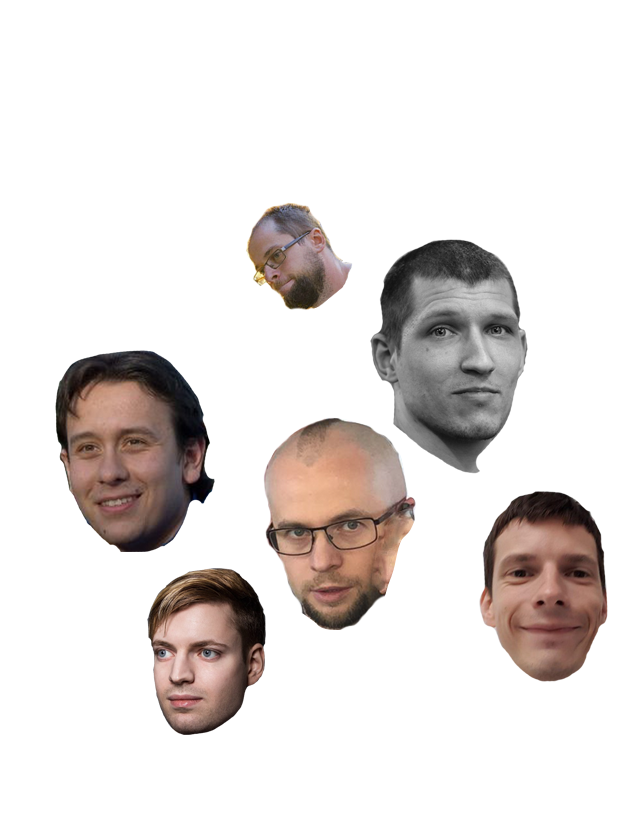
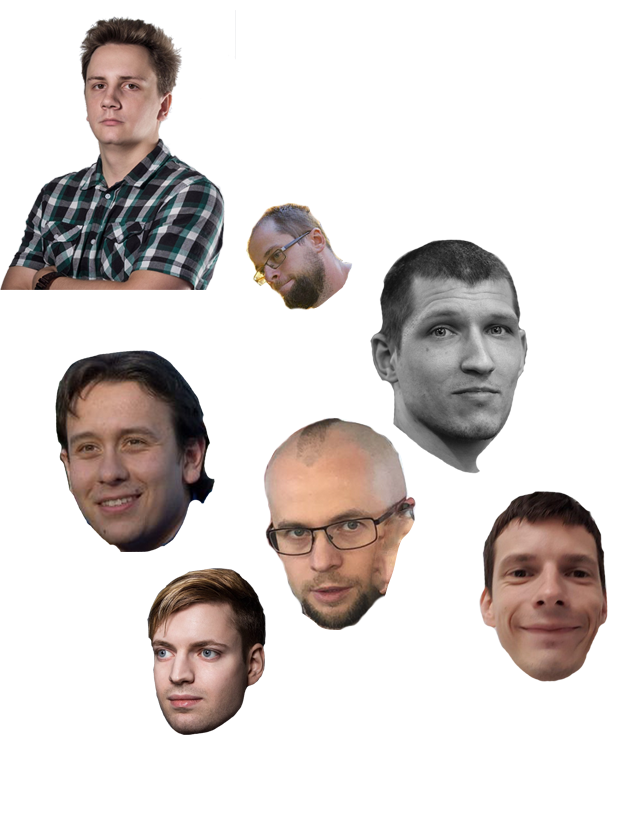
Layer changes from the first 643×836 image to the second:
added layer "фото 2" above "2018-08-03 14.06.40" over bbox(0, 10, 236, 290)
